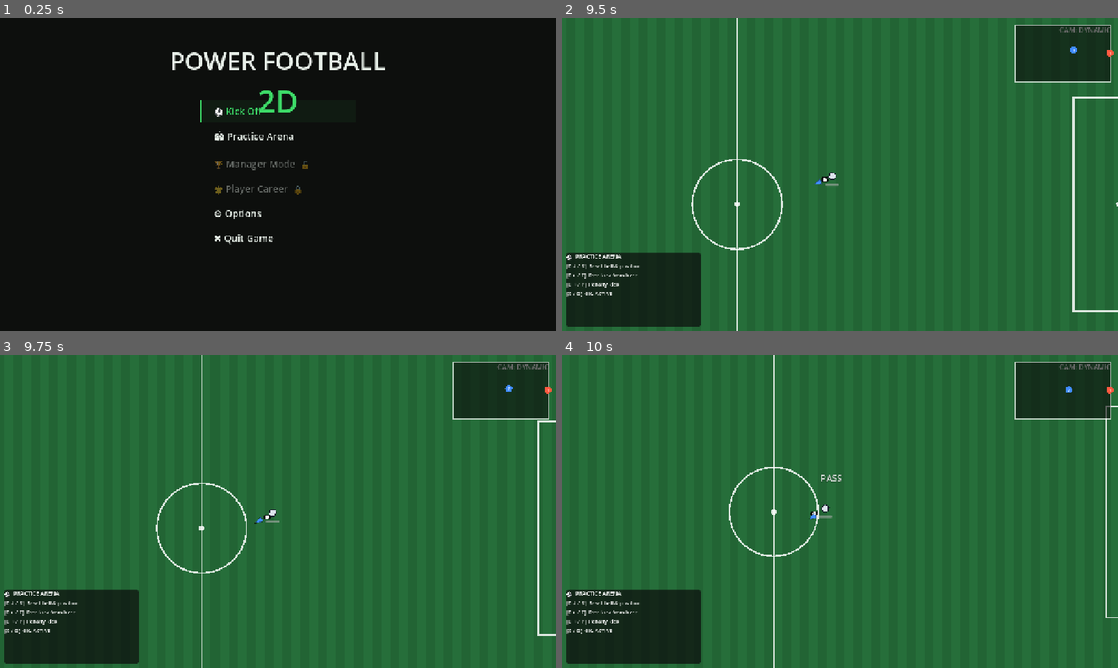
Above: before the commit, frames 1-4 (two rows, left to right).
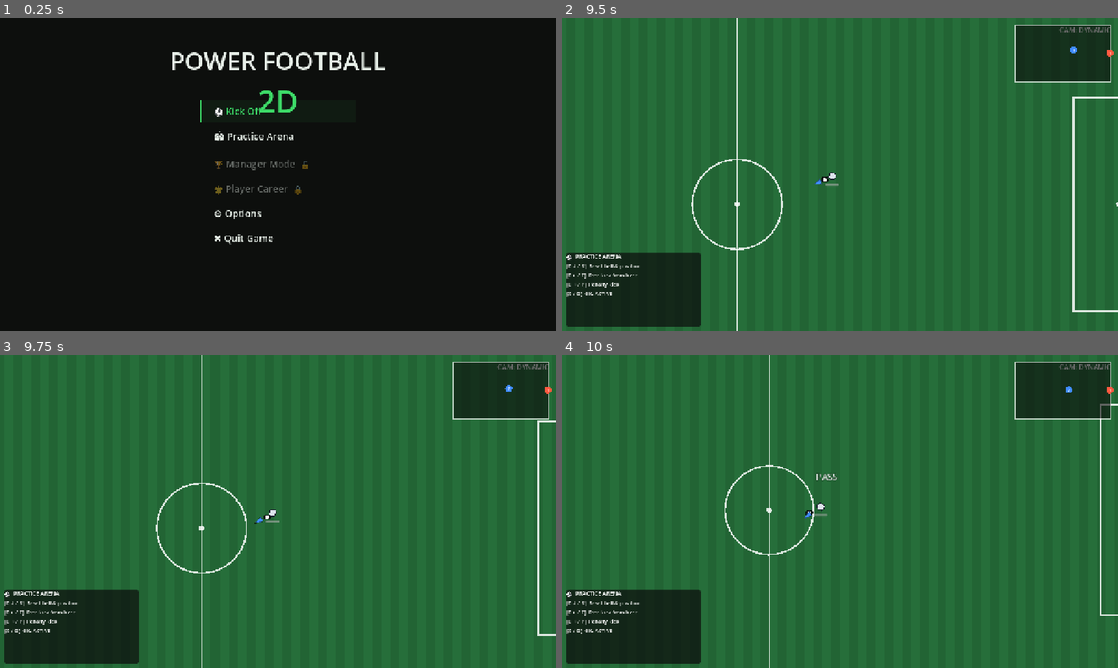
Above: after the commit, the same moments.

Repository: RidgeBridgeStudios/PowerFootball-2D
Game: Godot game, scene res://ui/MainMenu.tscn
Same seed, same stepped clock (60 frames per second), same inputs: the game is played once before the commit and once after it.
Inputs:
- Up to frame 1 (0.25 s): no input
- Up to frame 2 (9.5 s): click "⚽ Kick Off" at 0.5 s; click "vs CPU" at 1.25 s; click "vs Player 2" at 2 s; click "← Back" at 2.75 s; click "🏟 Practice Arena" at 3.5 s; tap Enter at 4.25 s; hold D (move_right) 4.28-5.03 s; tap Space (action_kick) at 4.35 s; hold S (move_down) 5.03-5.78 s; tap F (action_lob) at 5.1 s; hold D (move_right) 5.78-6.53 s; tap T (action_practice_freekick) at 5.85 s; hold W (move_up) 6.53-7.28 s; tap Y (action_practice_penalty) at 6.6 s; hold Shift (action_sprint) 7.28-8.03 s; hold A (move_left) 7.28-8.78 s; tap Tab (action_switch) at 8.1 s; hold S (move_down) from 8.78 s (still down); tap E (action_tackle) at 8.85 s
- Up to frame 3 (9.75 s): release S (move_down) at 9.53 s; hold D (move_right) from 9.53 s (still down); tap Q (action_through) at 9.6 s
- Up to frame 4 (10 s): keep holding D (move_right)

Frames 1-3 are identical in both runs. In frame 4, 1.4% of the frame differs, in the area x 29-100%, y 0-100%.

Commit message:
Fix throw-in and corner-kick takers re-grabbing the ball on release
ThrowInState._post_release_state() and ChargeKickState.process() both
checked get_ball_in_foot_range() in the same frame apply_kick() was
called. apply_kick() only sets velocity; the ball only moves on its
own next _physics_process tick, so the foot sensor still reported the
stale pre-kick overlap and the taker immediately re-entered Dribble.

- ThrowInState: add a _released flag that guards against ever
  re-checking the foot sensor once a throw has gone out, transitions
  to IDLE/MOVE unconditionally after release, gives the CPU taker a
  short delay before auto-throwing instead of firing at charge 0 on
  the first tick, and falls back to a 40px nearby-ball search so a
  placement-rounding gap doesn't produce a silent whiff.
- ChargeKickState (also used for corner, free and goal kicks via
  SetPieceCoordinator): skip the foot-sensor DRIBBLE check whenever
  GameManager.is_set_piece_active() is true, so a set-piece strike
  never re-attaches to the taker either. Open-play passing/shooting
  and kickoff (excluded from SET_PIECE_PHASES) are unaffected.

Co-Authored-By: Claude Sonnet 5 <noreply@anthropic.com>
Claude-Session: https://claude.ai/code/session_01EnUyxJVrCgz9VxeSfYzTJ9

Diff:
--- a/entities/player/states/ChargeKickState.gd
+++ b/entities/player/states/ChargeKickState.gd
@@ -66,6 +66,17 @@
 		return &""
 
 	_release_kick(player)
+
+	# Corner, free and goal kicks are all taken through this state (see
+	# SetPieceCoordinator._activate_set_piece). apply_kick() only sets the
+	# ball's velocity — it moves on its own next _physics_process tick — so
+	# the foot sensor still reports it as overlapping on this exact frame.
+	# In a set-piece context that stale overlap must never be read as "still
+	# have the ball": the taker just struck a dead ball away and cannot
+	# immediately resume dribbling it.
+	if GameManager.is_set_piece_active():
+		return MOVE if player.movement_intent.length() > 0.05 else IDLE
+
 	if player.get_ball_in_foot_range() != null:
 		return DRIBBLE
 	return MOVE if player.movement_intent.length() > 0.05 else IDLE
--- a/entities/player/states/ThrowInState.gd
+++ b/entities/player/states/ThrowInState.gd
@@ -6,6 +6,14 @@
 ## keeps a touchline restart from becoming a cheap lofted long pass. Hold
 ## action_kick to charge distance, release to throw. The taker cannot move
 ## while winding up — you plant both feet for a throw, you do not run with it.
+##
+## After releasing the throw the taker transitions to IDLE/MOVE unconditionally
+## — never to DRIBBLE. apply_kick() only sets the ball's velocity; the ball
+## itself only moves on its own next _physics_process tick. Querying the foot
+## sensor in the same frame as the kick therefore always reports the ball as
+## still overlapping (it hasn't moved yet), which would otherwise immediately
+## flip the taker back into DribbleState. The _released flag sidesteps the
+## sensor entirely once the throw has gone out.
 ##
 ## Depends on: PlayerState, HeavyPlayerController, Pseudo3DBall, InputHelper,
 ##             GameEvents, GameManager.
@@ -19,17 +27,30 @@
 const CHARGE_TIME: float = 0.6
 const MIN_SPEED: float = 300.0
 const MAX_SPEED: float = 700.0
+## Seconds a CPU taker waits before auto-throwing. Gives GameManager/
+## SetPieceCoordinator a frame to finish placing the ball before the throw is
+## evaluated, so the CPU doesn't fire at charge_ratio 0 on its very first tick.
+const CPU_THROW_DELAY: float = 0.1
+## A throw released this close to the taker is still accepted even if it falls
+## a pixel or two outside the foot sensor's radius due to placement rounding.
+const NEARBY_BALL_RADIUS: float = 40.0
 
 ## 0.0-1.0, read by PlayerStateFactory.get_charge_ratio() for the HUD meter.
 var charge_ratio: float = 0.0
 
 var _held_time: float = 0.0
 var _held: bool = false
+## True from the moment the throw is released. Once set, the foot sensor is
+## never consulted again for this state's remaining lifetime.
+var _released: bool = false
+var _cpu_timer: float = 0.0
 
 
 func enter(_player: HeavyPlayerController) -> void:
 	_held_time = 0.0
 	_held = false
+	_released = false
+	_cpu_timer = 0.0
 	charge_ratio = 0.0
 
 
@@ -38,11 +59,22 @@
 
 
 func process(player: HeavyPlayerController, delta: float) -> StringName:
-	# CPU takers have no button to hold. Release immediately rather than
-	# reading Input directly, which would pick up the human's device instead.
+	# Defense in depth: once released, never re-derive state from the foot
+	# sensor, regardless of how we got here.
+	if _released:
+		return MOVE if player.movement_intent.length() > 0.05 else IDLE
+
+	# CPU takers have no button to hold. Wait one beat, then release at half
+	# charge rather than reading Input directly, which would pick up the
+	# human's device instead.
 	if not player.is_user_controlled:
-		_release_throw(player)
-		return _post_release_state(player)
+		_cpu_timer += delta
+		if _cpu_timer >= CPU_THROW_DELAY:
+			charge_ratio = 0.5
+			_held_time = CHARGE_TIME * charge_ratio
+			_release_throw(player)
+			return MOVE if player.movement_intent.length() > 0.05 else IDLE
+		return &""
 
 	if wants(player, &"action_kick"):
 		_held = true
@@ -50,7 +82,7 @@
 		charge_ratio = clampf(_held_time / CHARGE_TIME, 0.0, 1.0)
 	elif _held:
 		_release_throw(player)
-		return _post_release_state(player)
+		return MOVE if player.movement_intent.length() > 0.05 else IDLE
 
 	return &""
 
@@ -60,13 +92,22 @@
 	player.apply_kinematic_weight(Vector2.ZERO, delta)
 
 
-func _post_release_state(player: HeavyPlayerController) -> StringName:
-	return DRIBBLE if player.get_ball_in_foot_range() != null else IDLE
+func _release_throw(player: HeavyPlayerController) -> void:
+	if _released:
+		return
 
-
-func _release_throw(player: HeavyPlayerController) -> void:
 	var ball: Pseudo3DBall = player.get_ball_in_foot_range()
 	if ball == null:
+		ball = _find_nearby_ball(player, NEARBY_BALL_RADIUS)
+
+	if ball == null:
+		# Nothing to throw — the phase may have already moved on elsewhere.
+		_released = true
+		return
+
+	# Someone else grabbed the ball before the throw fired; do nothing.
+	if ball.possessor != null and ball.possessor != player:
+		_released = true
 		return
 
 	var aim: Vector2 = Vector2.ZERO
@@ -81,3 +122,17 @@
 	player.show_action_text("THROW")
 	GameEvents.ball_struck.emit(player, speed, charge_ratio)
 	GameManager.restart_play()
+
+	# Set after apply_kick so the ball's velocity is already committed.
+	_released = true
+
+
+func _find_nearby_ball(player: HeavyPlayerController, radius: float) -> Pseudo3DBall:
+	var balls: Array[Node] = player.get_tree().get_nodes_in_group(&"ball")
+	for node: Node in balls:
+		var b := node as Pseudo3DBall
+		if b == null or b.is_frozen:
+			continue
+		if player.global_position.distance_to(b.global_position) <= radius:
+			return b
+	return null
